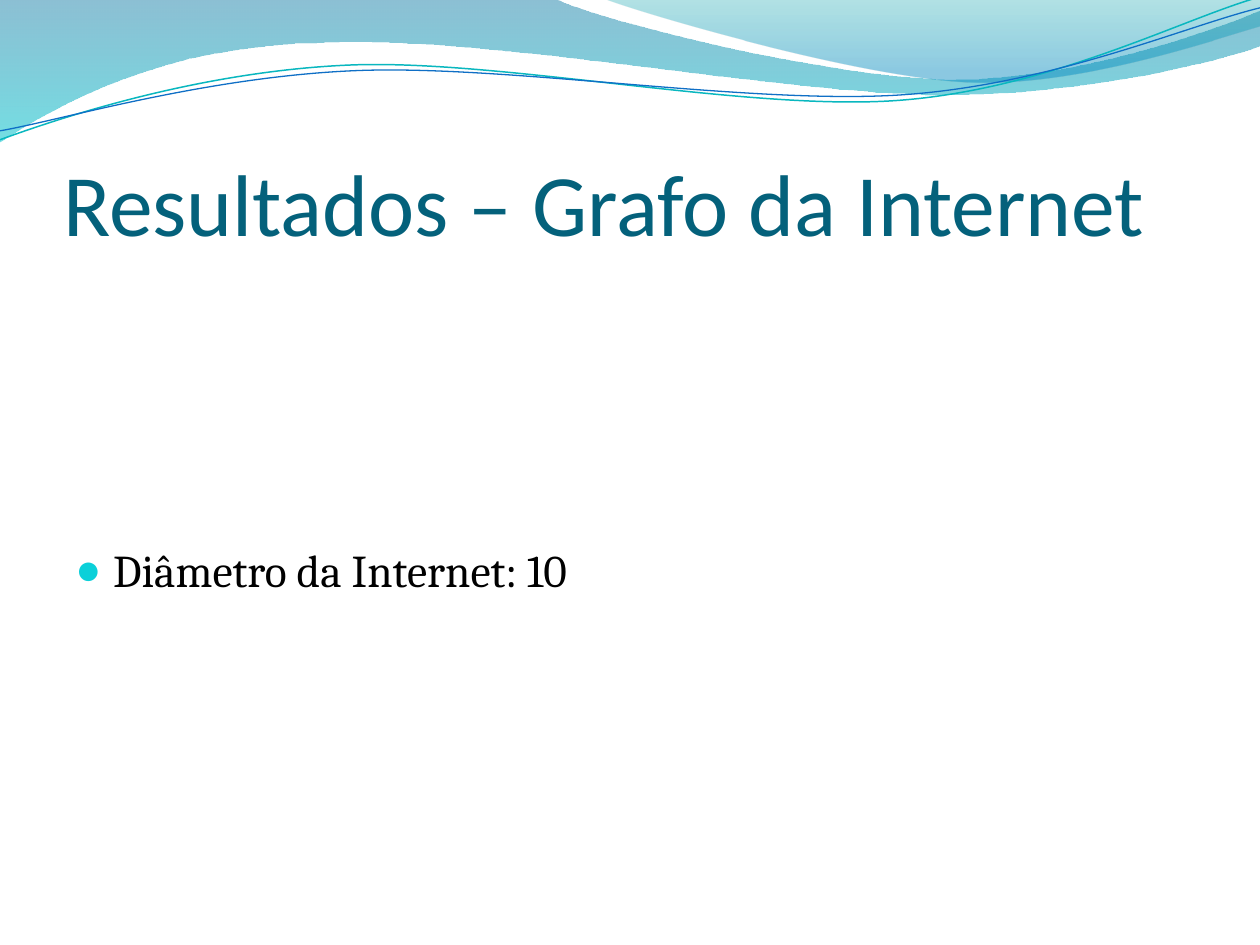
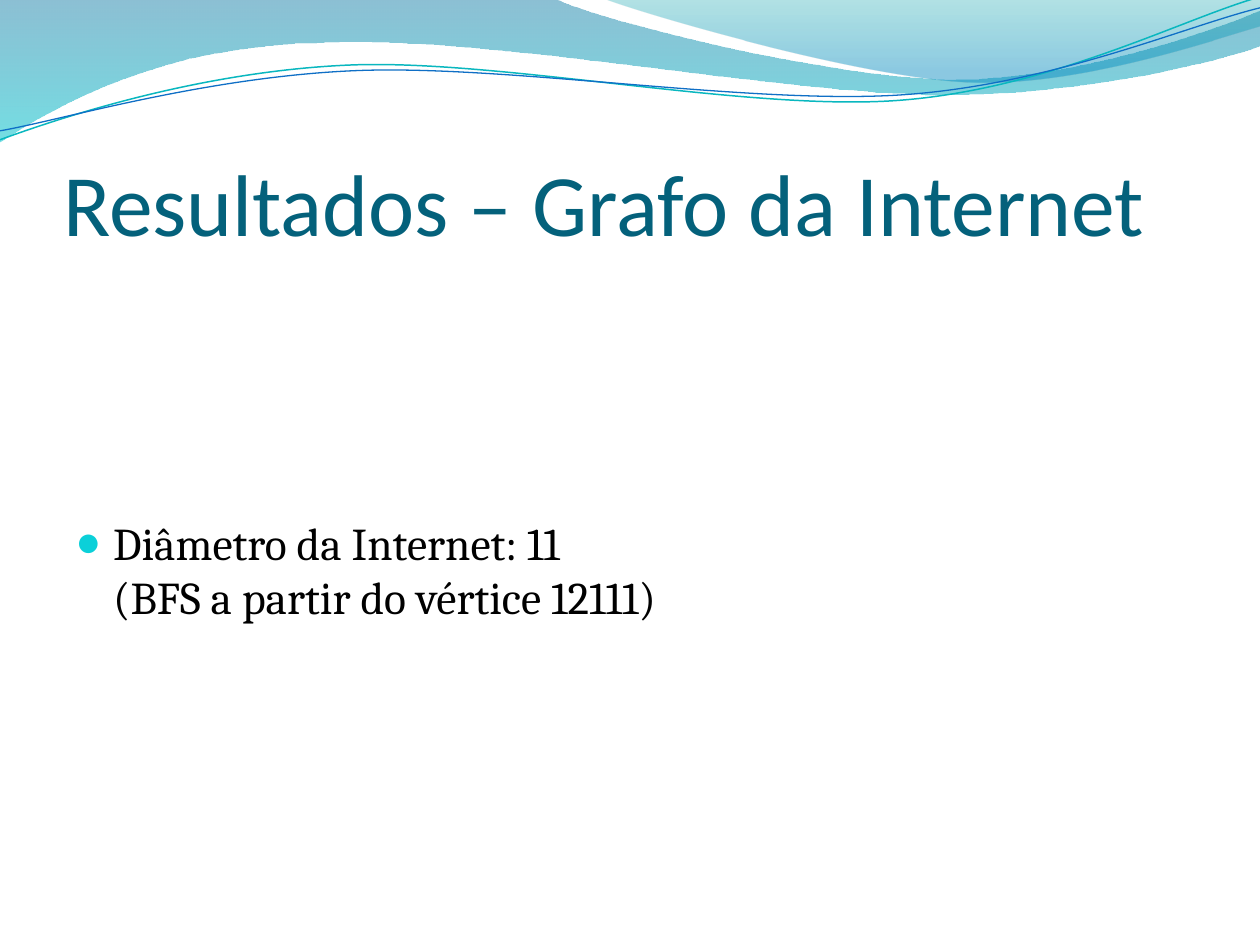
Before and after one commit to jonathanaugusto/grafos2011, a slide deck: slide 18 of apresentacao.pptx. Drawn at 1260x945 pixels with LibreOffice and Linux fonts; fonts in the diff are those of the drawing; background and template pictures are left out. Boxes give left, top, right and bottom in pixels: in the first picture for what was removed or moved away, otherwise in the second. Text is boxed around its words. In the diff, an @@ line names an element or a change of style, - is before the commit and + after.

```diff
--- a/apresentacao.pptx
+++ b/apresentacao.pptx
@@ text at (113,528,656,624): text changed @@
-● Diâmetro da Internet: 10
+● Diâmetro da Internet: 11
+  (BFS a partir do vértice 12111)
```
Also in this commit, not shown: 7 other files.
